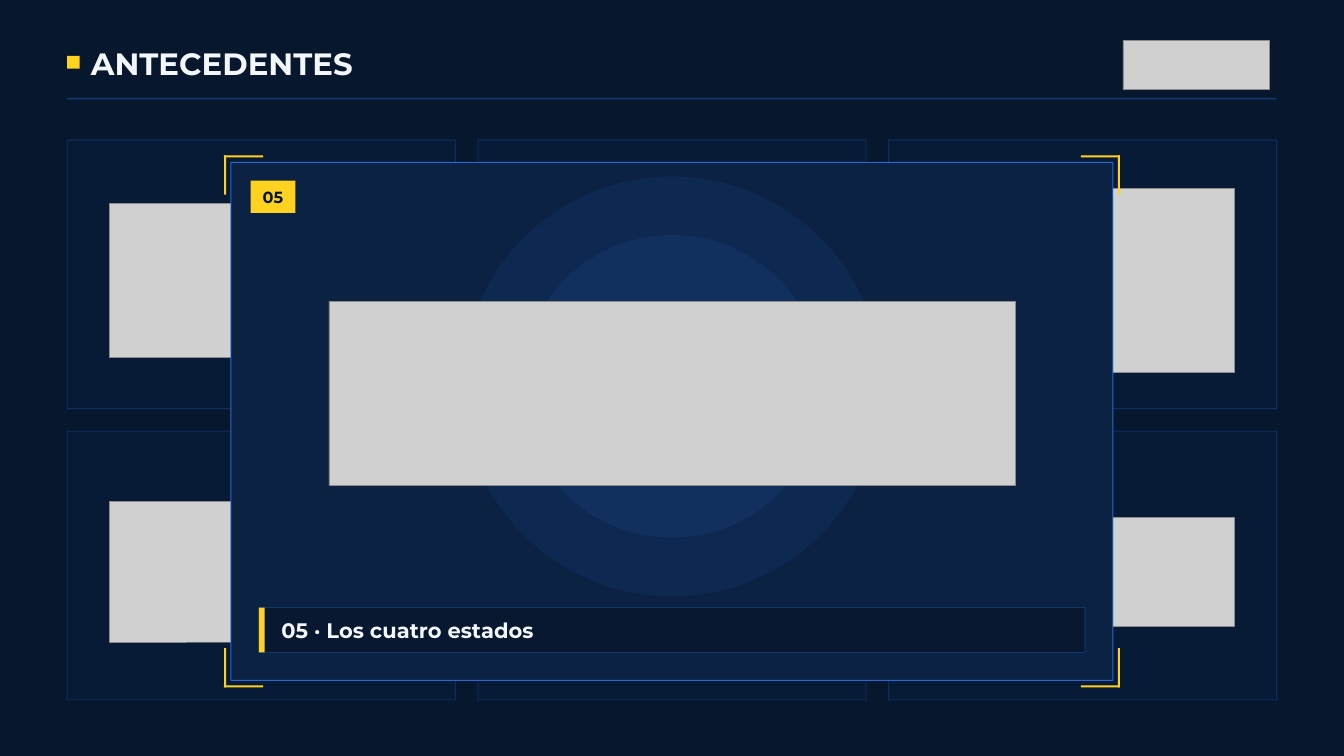
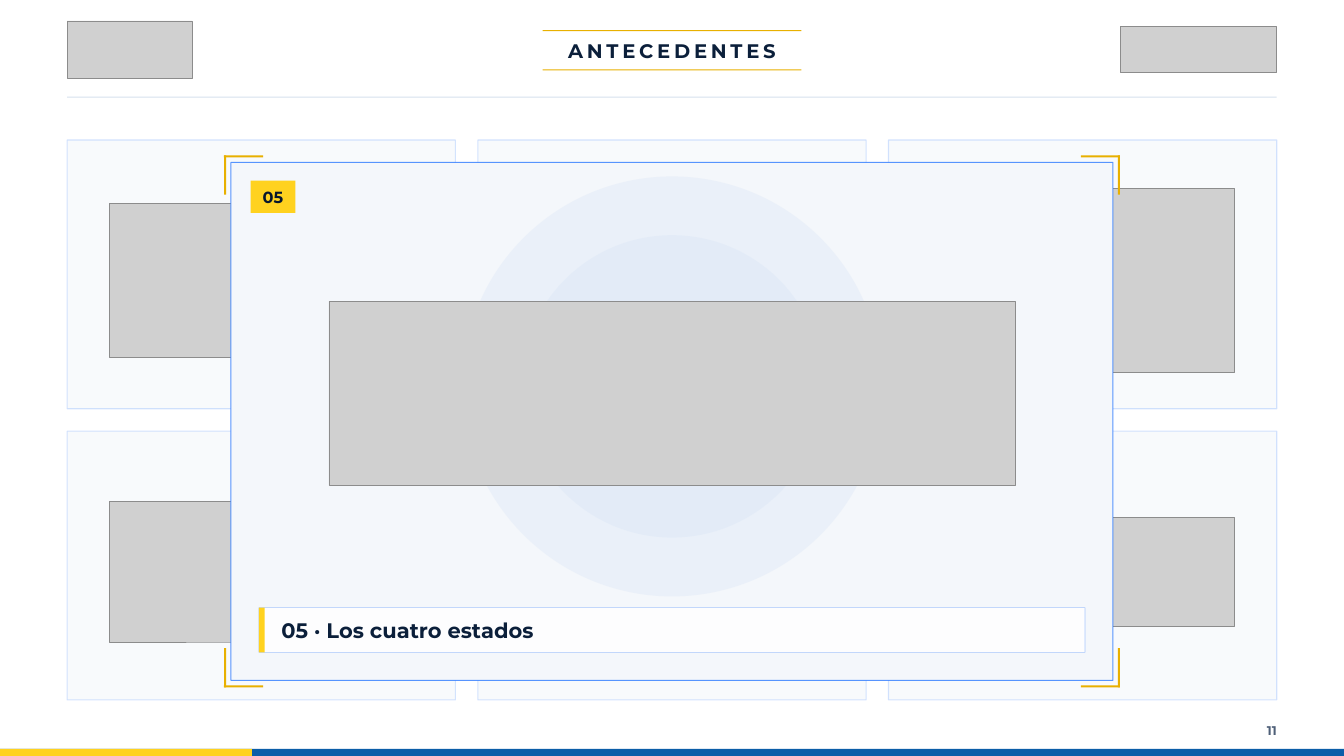
Before and after one commit to cmpeic/presentacion-trabajo-grado, a slide deck: slide 11 of canva/presentacion_trabajo_grado_canva.pptx. Drawn at 1344x756 pixels with LibreOffice and Linux fonts; fonts in the diff are those of the drawing; grey boxes stand for pictures; background and template pictures are left out. Boxes give left, top, right and bottom in pixels: in the first picture for what was removed or moved away, otherwise in the second. Text is boxed around its words. In the diff, an @@ line names an element or a change of style, - is before the commit and + after.

```diff
--- a/canva/presentacion_trabajo_grado_canva.pptx
+++ b/canva/presentacion_trabajo_grado_canva.pptx
@@ background picture (left out) to #FFFFFF @@
@@ picture added at <box>67,21,192,78</box> @@
@@ picture: place and size @@
-picture at <box>1123,40,1269,89</box>
+picture at <box>1120,27,1277,73</box>
@@ rectangle removed at <box>67,56,80,69</box> @@
@@ text "ANTECEDENTES": place and size @@
-text "ANTECEDENTES" at <box>91,53,353,76</box>
+text "ANTECEDENTES" at <box>568,44,775,59</box>
@@ text "ANTECEDENTES" at <box>568,44,775,59</box>: size 33 to 21 pt, text colour #F3F7FC to #0B1F3A, letter spacing 0 to 4 pt; alignment left to centre @@
@@ rectangle added at <box>542,30,801,32</box>, fill #E8B000 @@
@@ rectangle added at <box>542,69,801,71</box>, fill #E8B000 @@
@@ rectangle at <box>67,97,1277,98</box>: fill #2F7BFF at 35% opacity to #D6E1EE @@
@@ rectangle at <box>231,163,1113,681</box>: fill #0B2242 to #F4F7FB @@
@@ ellipse at <box>462,176,882,596</box>: fill #12305E at 55% opacity to #E3ECF8 at 55% opacity @@
@@ ellipse at <box>521,235,823,538</box>: fill #1A3F78 at 35% opacity to #D6E4F6 at 35% opacity @@
@@ fill #0A1F3D at 60% opacity to #F4F7FB at 60% opacity in 6 elements at <box>67,140,456,409</box>, <box>478,140,866,409</box>, <box>888,140,1277,409</box>, <box>67,431,456,700</box>, <box>478,431,866,700</box>, <box>888,431,1277,700</box> @@
@@ rectangle at <box>259,607,1085,653</box>: fill #07172D at 82% opacity to #FFFFFF at 82% opacity @@
@@ text "05 · Los cuatro estados" at <box>281,622,534,639</box>: text colour #F3F7FC to #0B1F3A @@
@@ fill #FFD21F to #E8B000 in 8 elements at <box>224,155,263,157</box>, <box>224,155,226,194</box>, <box>1081,155,1120,157</box>, <box>1118,155,1120,194</box>, <box>224,648,226,687</box>, <box>224,685,263,687</box>, <box>1118,648,1120,687</box>, <box>1081,685,1120,687</box> @@
@@ rectangle added at <box>0,749,1344,756</box>, fill #0B5EA8 @@
@@ rectangle added at <box>0,749,252,756</box>, fill #FFD21F @@
@@ text added at <box>1267,726,1277,735</box>, 13.5 pt, text #4E5F78, bold @@
+11
```
Also in this commit, not shown: 63 other slides changed, 5 slides added, 3 slides removed, 33 other files.
